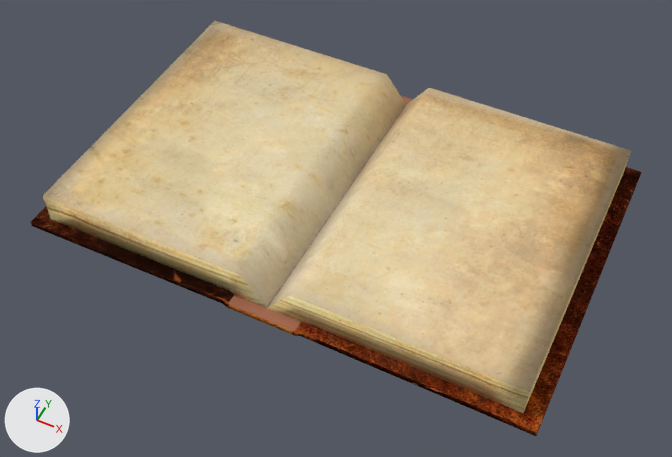
Two versions of the Blender file Blender Assets/Grimoire/grimoire.blend, one commit apart.
Before and after are seen from a camera (50 mm lens) standing at (1.86, -3.83, 4.49) and looking at (0.05, -0.2, -0.05). Lighting does not change. The marker at lower left points along +X, +Y and +Z.

Names of what the first picture shows: 'Cover', 'pages.L', 'pages.R'.
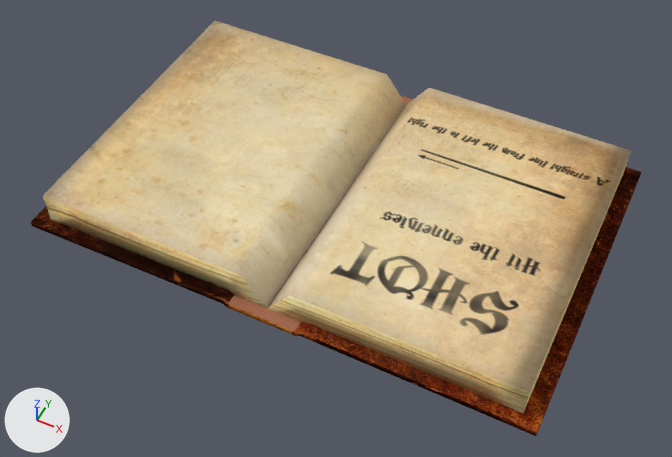
Commit message: modification grimoire

Where the newer file only moved an object's origin or applied its transform, the numbers keep the older frame.

What differs and where, as boxes [x1, y1, x2, y2] in the pictures (672 x 457 px):
```json
{"object": "pages.L", "change": "surface changed", "before": [267, 92, 613, 376], "after": [267, 92, 613, 376], "on screen": "beige to brown"}
{"part": 1, "of": "me_cube_001", "change": "surface changed", "before": [267, 88, 631, 392], "after": [267, 88, 631, 392], "on screen": "beige to brown"}
```

The change, as JSON lines over the scene's bpy script:
```json
{"op": "add", "block": "img_pages_texture_first_left_spell_jpg", "code": ["img_pages_texture_first_left_spell_jpg = load_image('pages_texture_first_left spell.jpg', 'pages_texture_first_left spell.jpg', 5344, 1608, 'sRGB')"]}
{"op": "set", "path": "mat_page_left.texture", "old": "img_pages_texture_left_jpg", "new": "img_pages_texture_first_left_spell_jpg"}
{"block": "me_cube_001", "where": "me_cube_001.from_pydata(...)  # 112 vertices, 105 faces; spans x -0.12..1.55, y -0.12..0.12, z -0.12..-0.08"}
{"block": "me_cube_001", "where": "# used by ob_pages_l; location = (0.11, 0.0, 0.705); scale = (0.957, 8.94, 5.78)"}
{"block": "me_cube_001", "change": "me_cube_001 part 1: texture (UV) coordinates of 46 of 105 faces, centred in x -0.03..1.44, y -0.12..0.12, z -0.11..-0.08, changed; they spanned u 0.02..0.82, v 0.01..0.97 and now span u 0.02..0.82, v 0.01..0.97"}
```
